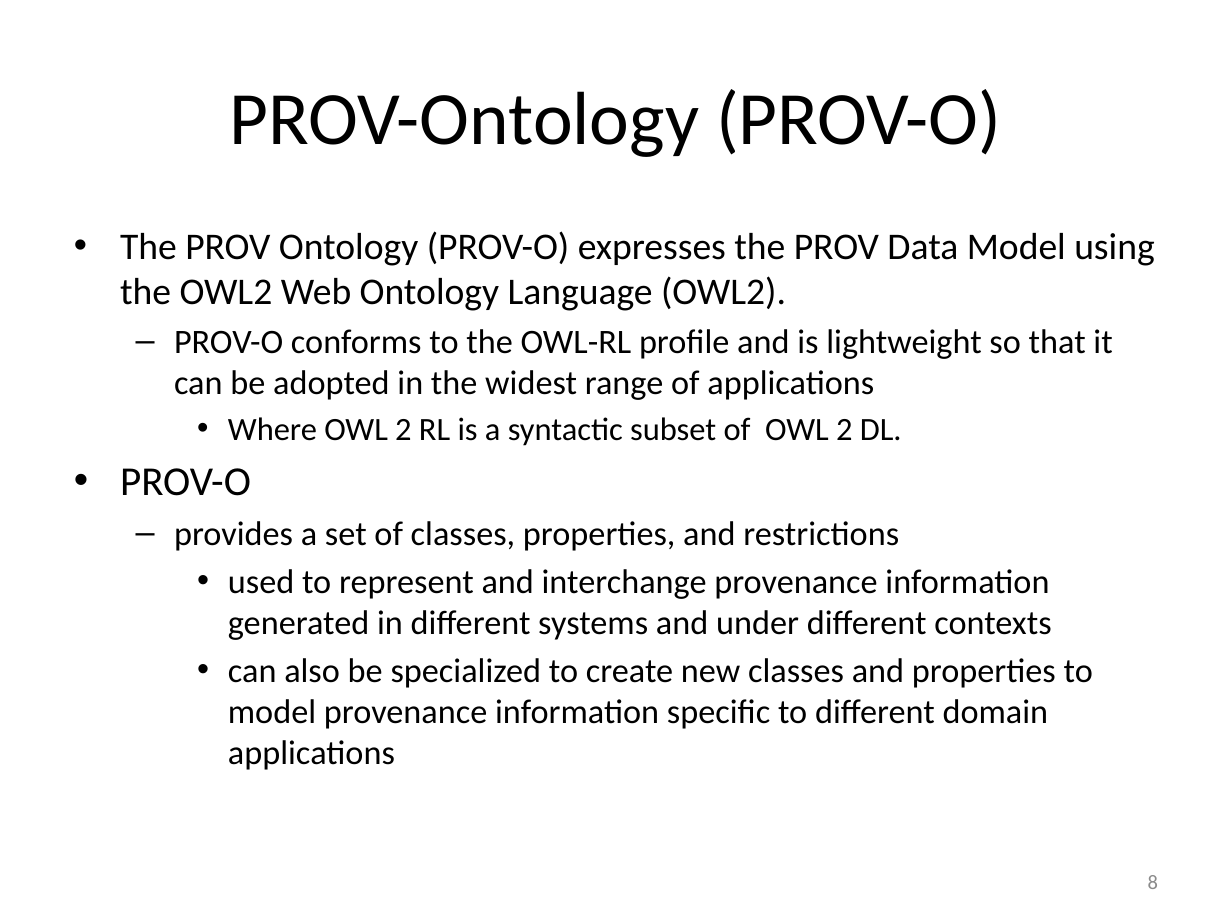
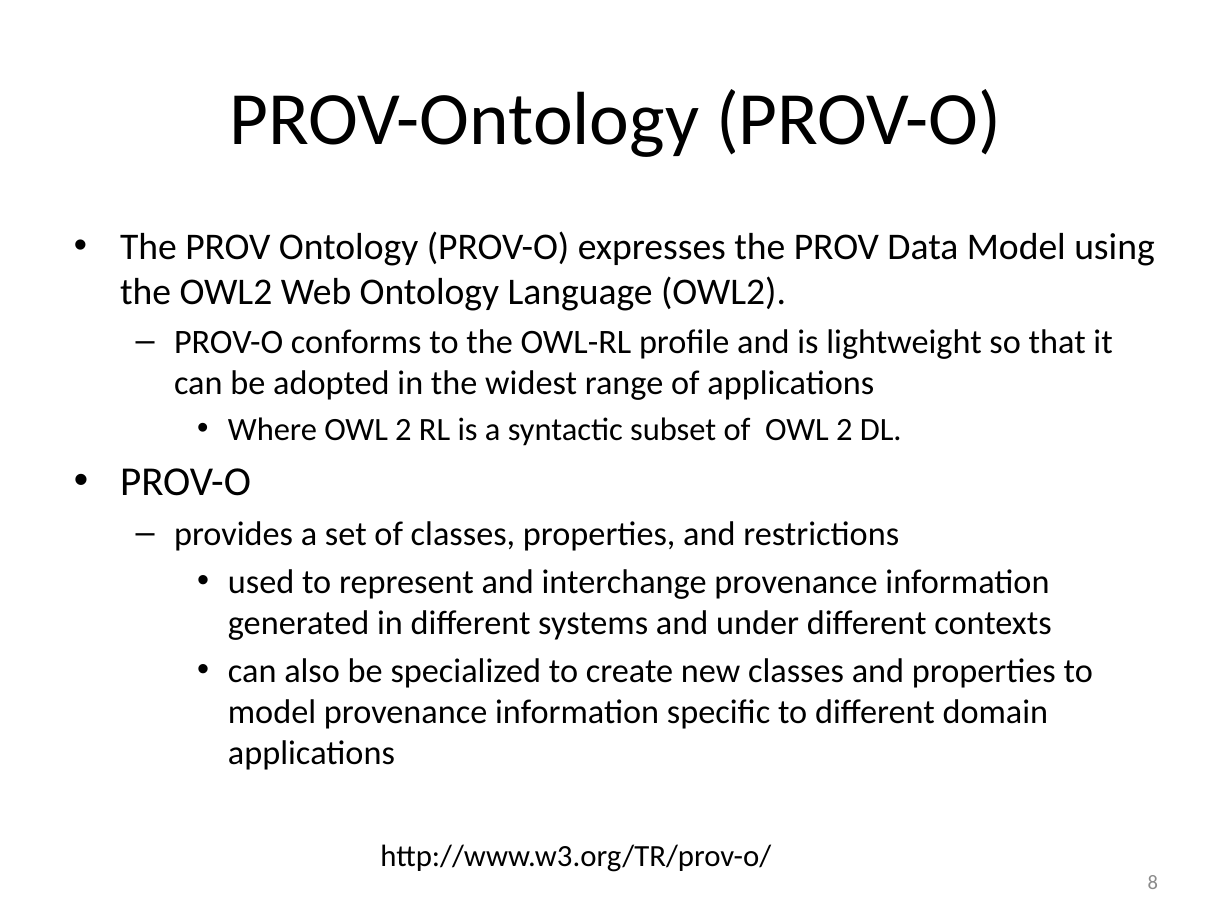
Before and after one commit to roomthily/ELSeWeb, a slide deck: slide 8 of documents/presentations/2013/ELSEweb-EDAC-PROV.pptx. Drawn at 1232x924 pixels with LibreOffice and Linux fonts; fonts in the diff are those of the drawing. Boxes give left, top, right and bottom in pixels: in the first picture for what was removed or moved away, otherwise in the second. Text is boxed around its words. In the diff, an @@ line names an element or a change of style, - is before the commit and + after.

Commit message:
Updated presentation and prov trace corrected by Soren

```diff
--- a/documents/presentations/2013/ELSEweb-EDAC-PROV.pptx
+++ b/documents/presentations/2013/ELSEweb-EDAC-PROV.pptx
@@ text added at <box>380,844,771,872</box>, 18 pt, text #000000 @@
+http://www.w3.org/TR/prov-o/
```
Also in this commit, not shown: 7 other slides changed, 1 slide added, 1 other file.
